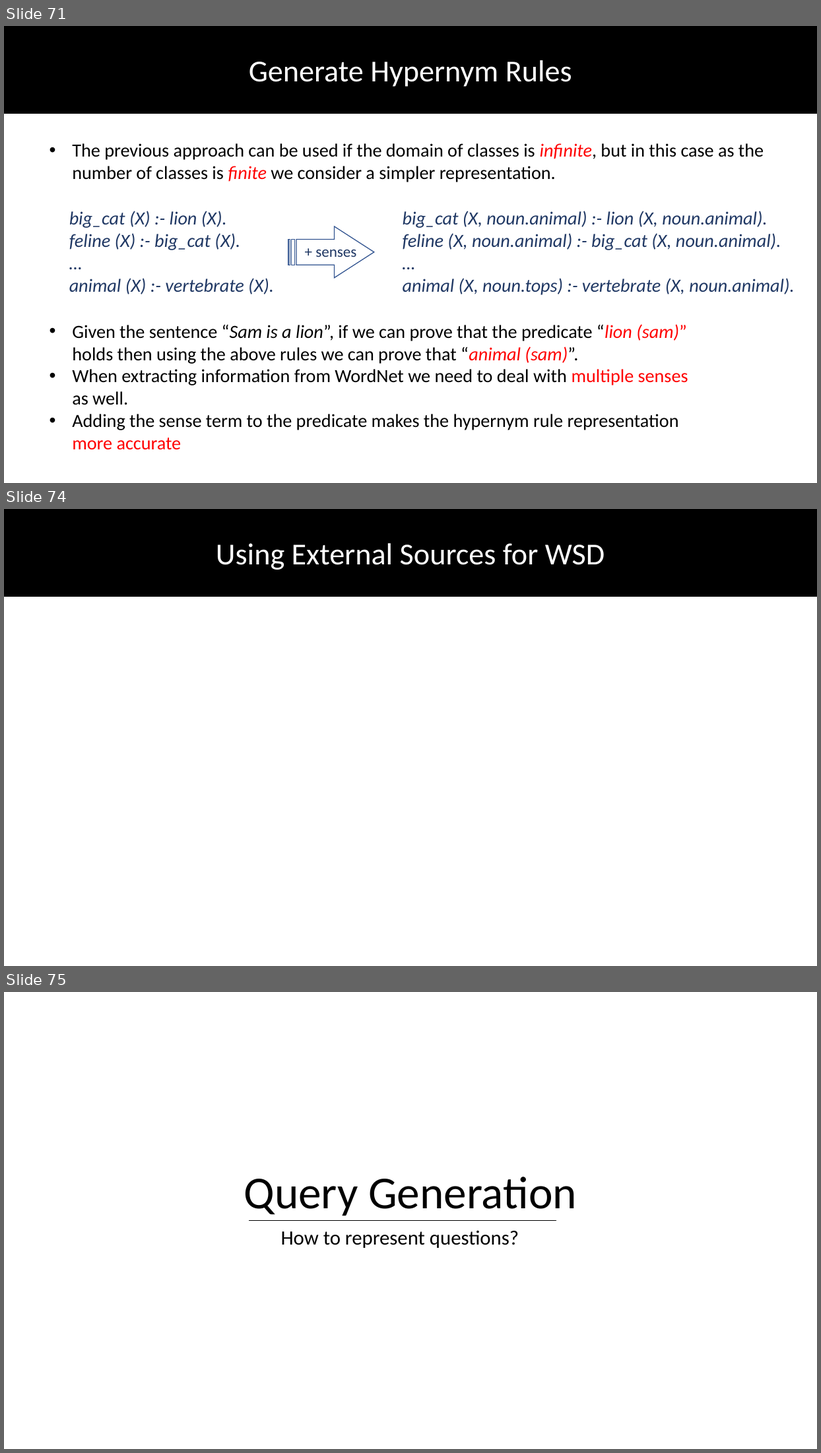
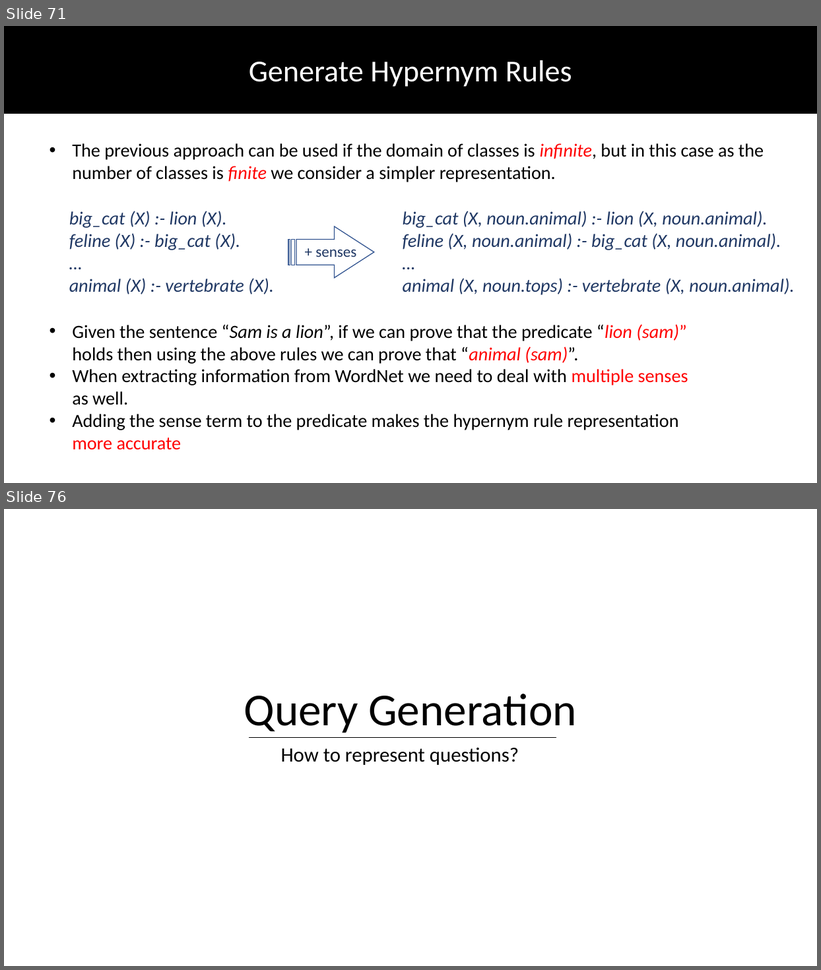
Before and after one commit to DhruvaPendharkar/thesis-project, a slide deck: Notes/ThesisPresentation.pptx. Shown one above the other, each under a label of ours: slides 71, 74 and 75 before the commit, slides 71 and 76 after it; the slides between them are not shown. The pictures are 821x1453 and 821x970 pixels, drawn with LibreOffice and Linux fonts; fonts in the diff are those of the drawing. Boxes give left, top, right and bottom in pixels: in the first picture for what was removed or moved away, otherwise in the second. Text is boxed around its words. In the diff, an @@ line names an element or a change of style, - is before the commit and + after.

```diff
--- a/Notes/ThesisPresentation.pptx
+++ b/Notes/ThesisPresentation.pptx
@@ slide 74 removed at [4,509,817,966], background #FFFFFF @@
@@ rectangle removed at [4,509,817,596] @@
@@ text removed at [216,543,605,570] @@
-Using External Sources for WSD
@@ what was slide 75 is now slide 76 @@
```
Also in this commit, not shown: 2 slides changed, 2 slides added.
